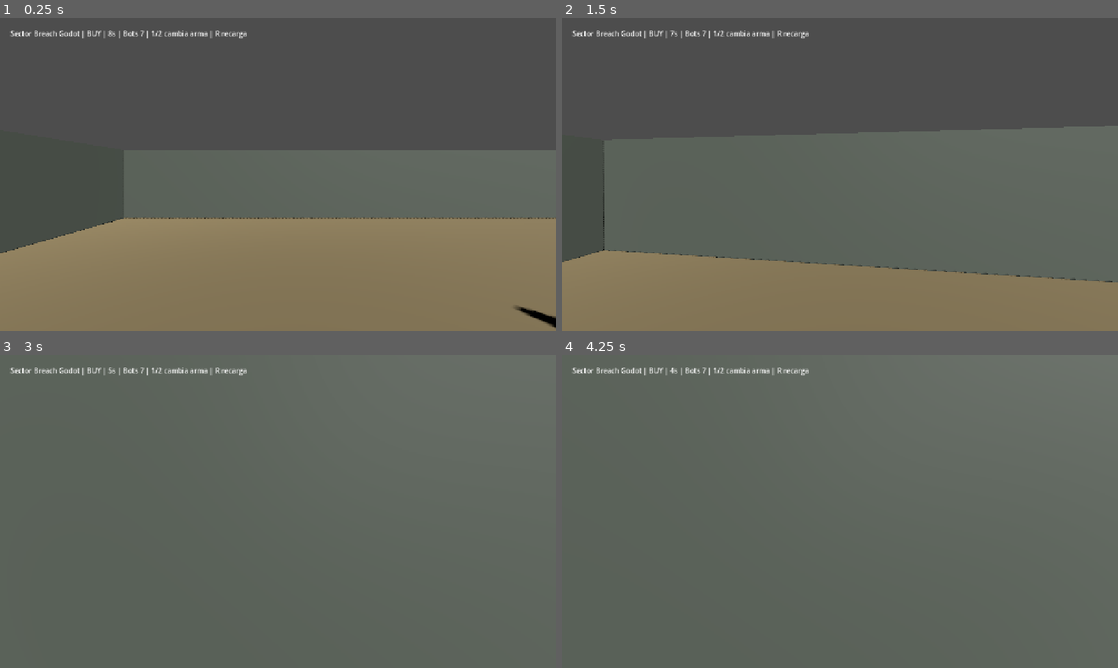
Above: before the commit, frames 1-4 (two rows, left to right).
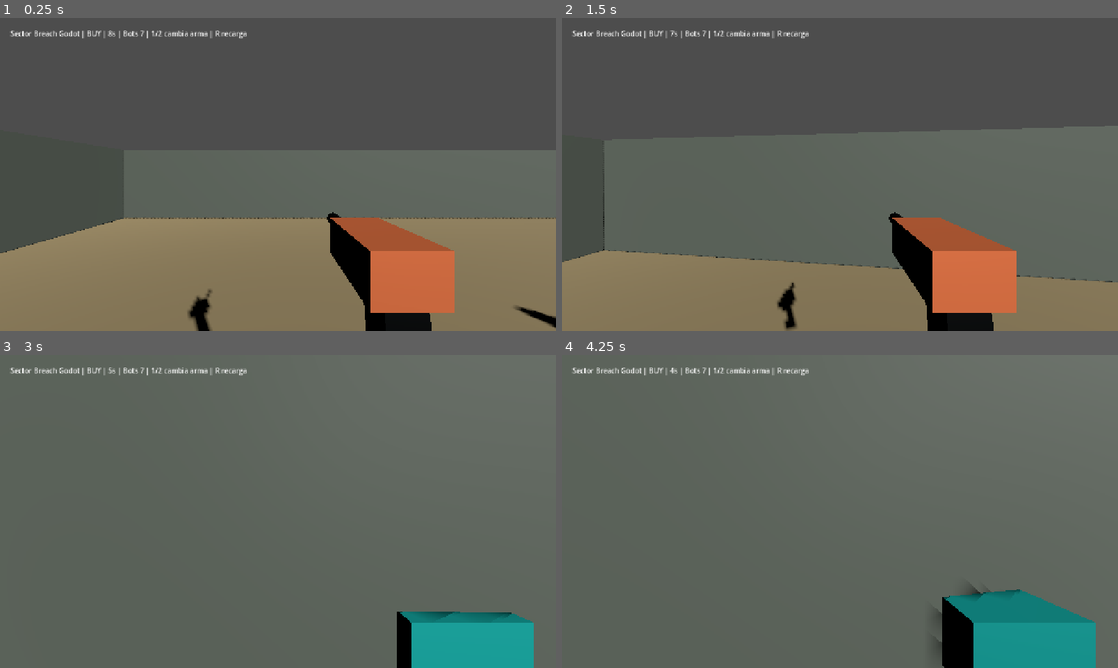
Above: after the commit, the same moments.

Repository: maticoll/sector_branch
Game: Godot game, scene res://scenes/main.tscn
Same seed, same stepped clock (60 frames per second), same inputs: the game is played once before the commit and once after it.
Inputs (mouse positions are in pixels of both pictures, inside the frame that each line leads up to):
- Up to frame 1 (0.25 s): no input
- Up to frame 2 (1.5 s): tap Enter at 0.5 s; move the mouse to (867, 174) at 0.52 s; press the mouse at (867, 174) at 0.53 s; hold W (move_forward) from 0.53 s (still down); tap Space (jump) at 0.77 s; move the mouse to (812, 174) at 1.27 s; release the mouse at (812, 174) at 1.28 s; click (812, 174) at 1.35 s
- Up to frame 3 (3 s): keep holding W (move_forward); tap Space (jump) at 1.52, 2.75 s; move the mouse to (289, 505) at 2.02 s; hold 1 (weapon_1) 2.03-2.78 s; click (289, 505) at 2.3 s; move the mouse to (272, 517) at 2.77 s; tap 2 (weapon_2) at 2.85 s
- Up to frame 4 (4.25 s): keep holding W (move_forward); tap Space (jump) at 3.02, 3.77 s; click (834, 517) at 3.05 s; move the mouse to (878, 514) at 3.52 s; press the mouse at (878, 514) at 3.53 s; tap R (reload) at 4.15 s

The runs differ from the first frame. In frame 1, 6.4% of the frame differs, in the area x 33-82%, y 62-100%; in frame 2, 6.4%; in frame 3, 4.3%; in frame 4, 6.1%.
Error before the commit: Parse Error: Cannot infer the type of "weapon" variable because the value doesn't have a set type. (res://scripts/weapon_system.gd:27)

Commit message:
Export Godot web build for Vercel

Diff:
--- a/godot-sector-breach/project.godot
+++ b/godot-sector-breach/project.godot
@@ -7,7 +7,7 @@
 
 config/name="Sector Breach"
 run/main_scene="res://scenes/main.tscn"
-config/features=PackedStringArray("4.3", "Forward Plus")
+config/features=PackedStringArray("4.3", "Compatibility")
 config/icon="res://icon.svg"
 
 [display]
@@ -61,5 +61,5 @@
 
 [rendering]
 
-renderer/rendering_method="forward_plus"
+renderer/rendering_method="gl_compatibility"
 textures/canvas_textures/default_texture_filter=1
--- a/godot-sector-breach/scripts/weapon_system.gd
+++ b/godot-sector-breach/scripts/weapon_system.gd
@@ -24,7 +24,7 @@
 	_build_viewmodel()
 
 func fire(camera: Camera3D) -> void:
-	var weapon := weapons[active_slot]
+	var weapon: Dictionary = weapons[active_slot]
 	if cooldown > 0.0 or reloading:
 		return
 	if weapon["ammo"] <= 0:
@@ -42,7 +42,7 @@
 		hit["collider"].take_damage(weapon["damage"])
 
 func reload() -> void:
-	var weapon := weapons[active_slot]
+	var weapon: Dictionary = weapons[active_slot]
 	if weapon["ammo"] >= weapon["mag"] or weapon["reserve"] <= 0:
 		return
 	var needed: int = weapon["mag"] - weapon["ammo"]
@@ -54,7 +54,7 @@
 func _build_viewmodel() -> void:
 	if weapon_mesh:
 		weapon_mesh.queue_free()
-	var weapon := weapons[active_slot]
+	var weapon: Dictionary = weapons[active_slot]
 	weapon_mesh = Node3D.new()
 	weapon_mesh.position = Vector3(0.35, -0.28, -0.75)
 	add_child(weapon_mesh)
Not shown, added: godot-sector-breach/export/web/vercel.json
Not shown, added: godot-sector-breach/export_presets.cfg
Not shown, added: godot-sector-breach/icon.svg.import
Not shown, added: godot-sector-breach/scripts/bot_agent.gd.uid
Not shown, added: godot-sector-breach/scripts/game.gd.uid
Not shown, added: godot-sector-breach/scripts/map_builder.gd.uid
Not shown, added: godot-sector-breach/scripts/player_controller.gd.uid
Not shown, added: godot-sector-breach/scripts/weapon_system.gd.uid
Not shown, added: godot-sector-breach/vercel.json
Not shown, changed: .gitignore
Not shown, changed: godot-sector-breach/README.md
Not shown, added: godot-sector-breach/export/web/index.apple-touch-icon.png
(and 8 more such lines)
